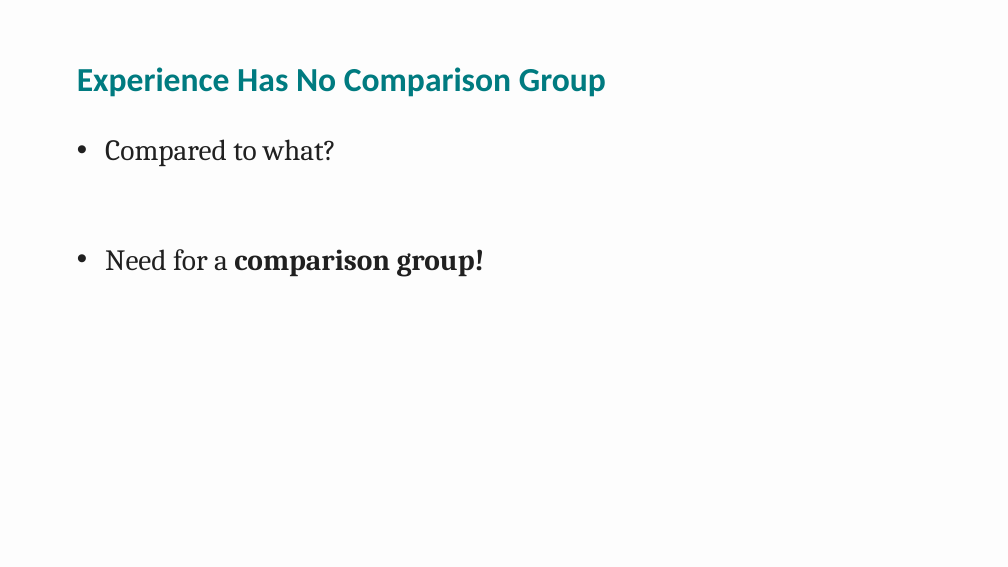
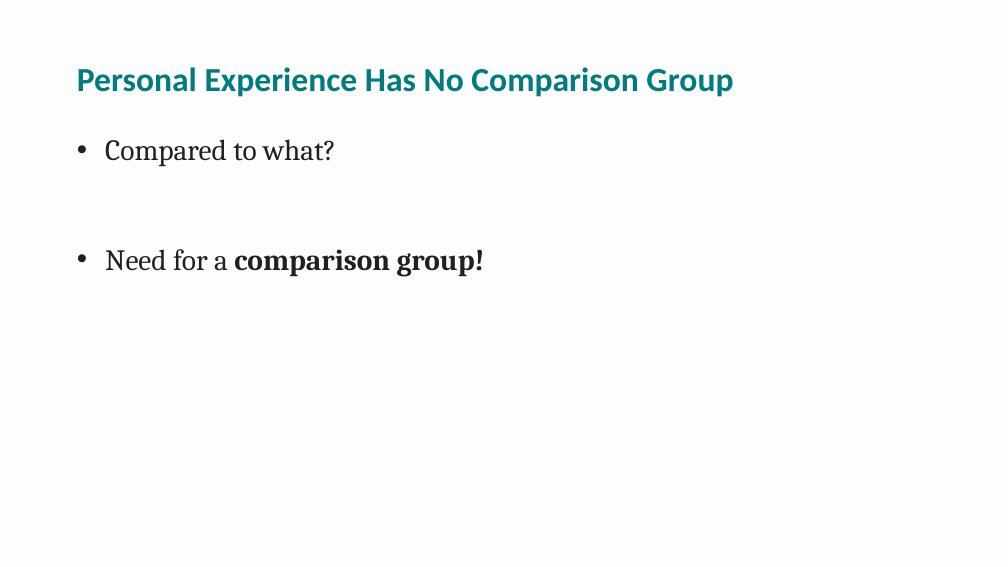
Before and after one commit to npm27/Teaching-Materials, a slide deck: slide 4 of Research Methods/Spring 26/Slides/2 Chapter 2.pptx (slide 5 before the commit). Drawn at 1008x567 pixels with LibreOffice and Linux fonts; fonts in the diff are those of the drawing. Boxes give left, top, right and bottom in pixels: in the first picture for what was removed or moved away, otherwise in the second. Text is boxed around its words. In the diff, an @@ line names an element or a change of style, - is before the commit and + after.

```diff
--- a/Research Methods/Spring 26/Slides/2 Chapter 2.pptx
+++ b/Research Methods/Spring 26/Slides/2 Chapter 2.pptx
@@ title at (x1=77, y1=67, x2=733, y2=97): text changed @@
-Experience Has No Comparison Group
+Personal Experience Has No Comparison Group
```
Also in this commit, not shown: 7 other slides changed, 4 slides removed.
